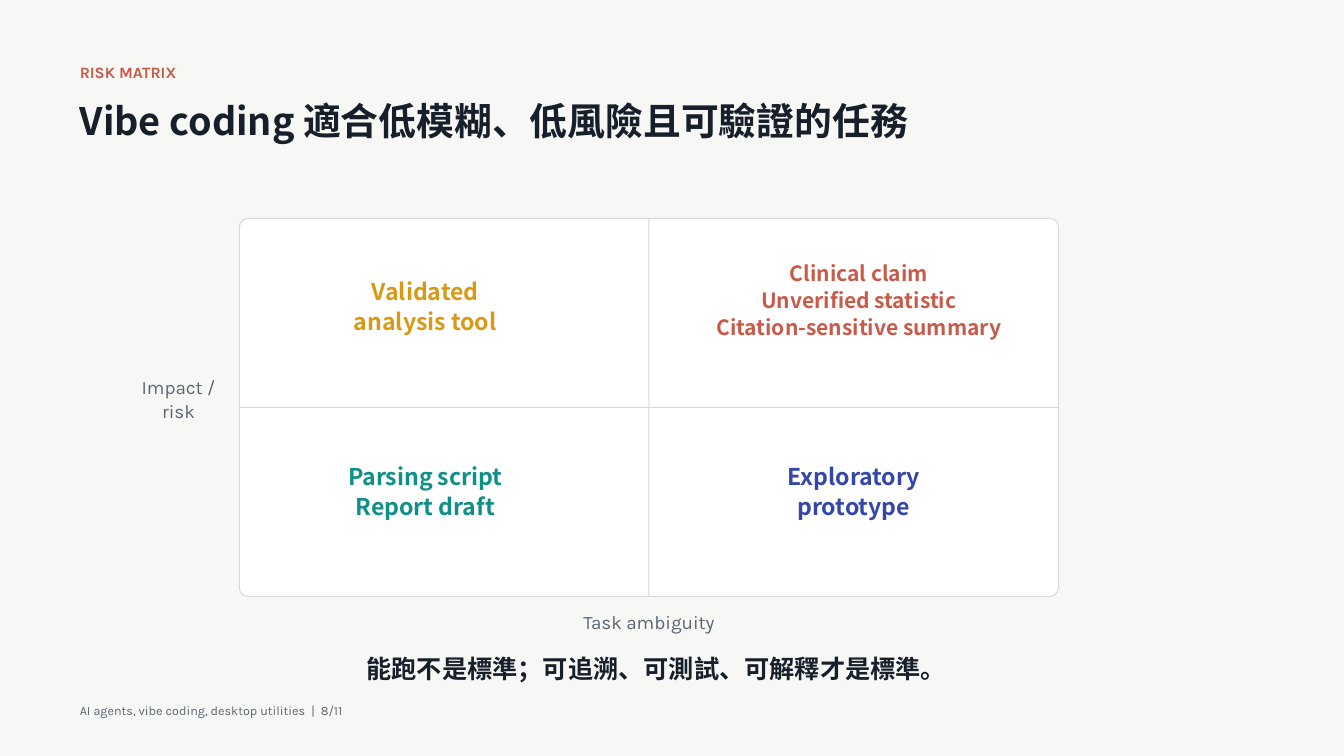
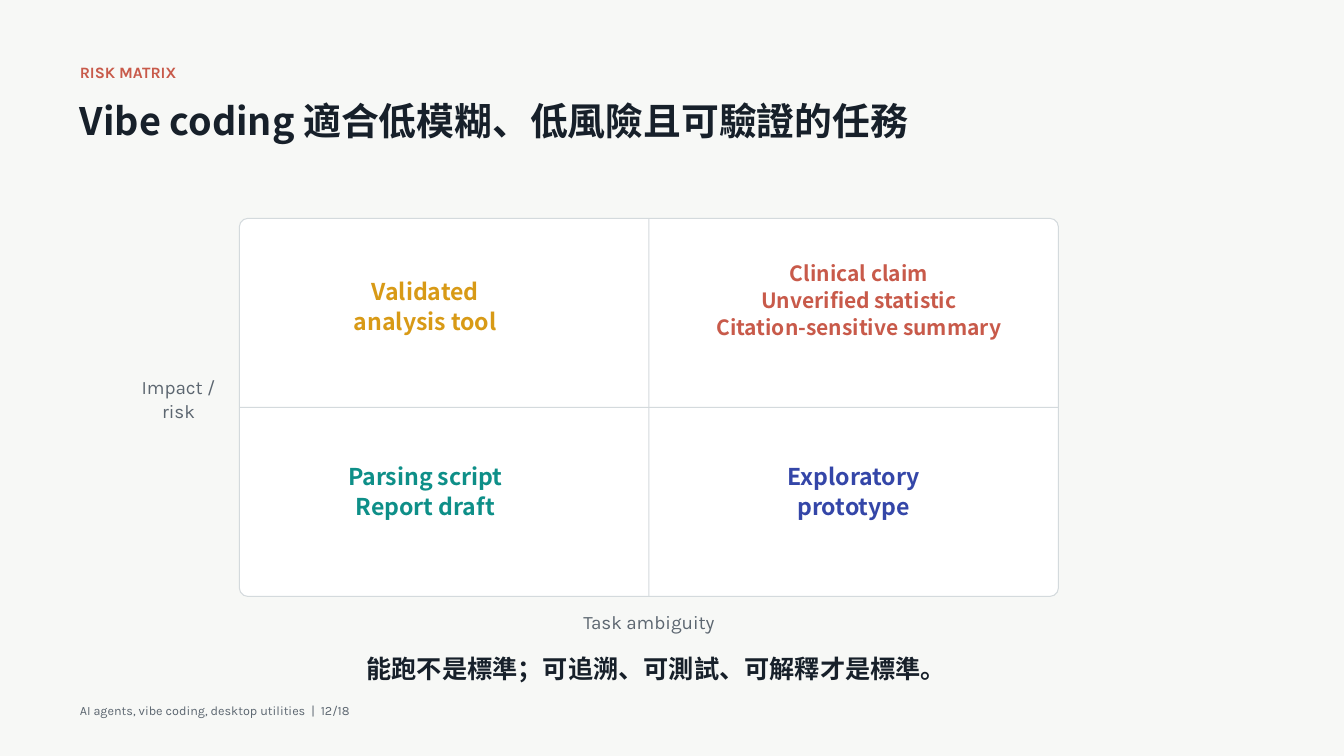
Before and after one commit to godkin1211/LLM_applications_on_BioMedicalData, a slide deck: slide 12 of slides/lesson-02-ai-agents-vibe-coding-desktop-utilities.pptx (slide 8 before the commit). Drawn at 1344x756 pixels with LibreOffice and Linux fonts; fonts in the diff are those of the drawing. Boxes give left, top, right and bottom in pixels: in the first picture for what was removed or moved away, otherwise in the second. Text is boxed around its words. In the diff, an @@ line names an element or a change of style, - is before the commit and + after.

Commit message:
Expand lesson 02 agent workflow deck

```diff
--- a/slides/lesson-02-ai-agents-vibe-coding-desktop-utilities.pptx
+++ b/slides/lesson-02-ai-agents-vibe-coding-desktop-utilities.pptx
@@ text at [80, 706, 350, 718]: text changed @@
-AI agents, vibe coding, desktop utilities | 8/11
+AI agents, vibe coding, desktop utilities | 12/18
```
Also in this commit, not shown: 3 other slides changed, 14 slides added, 7 slides removed, 1 other file.
